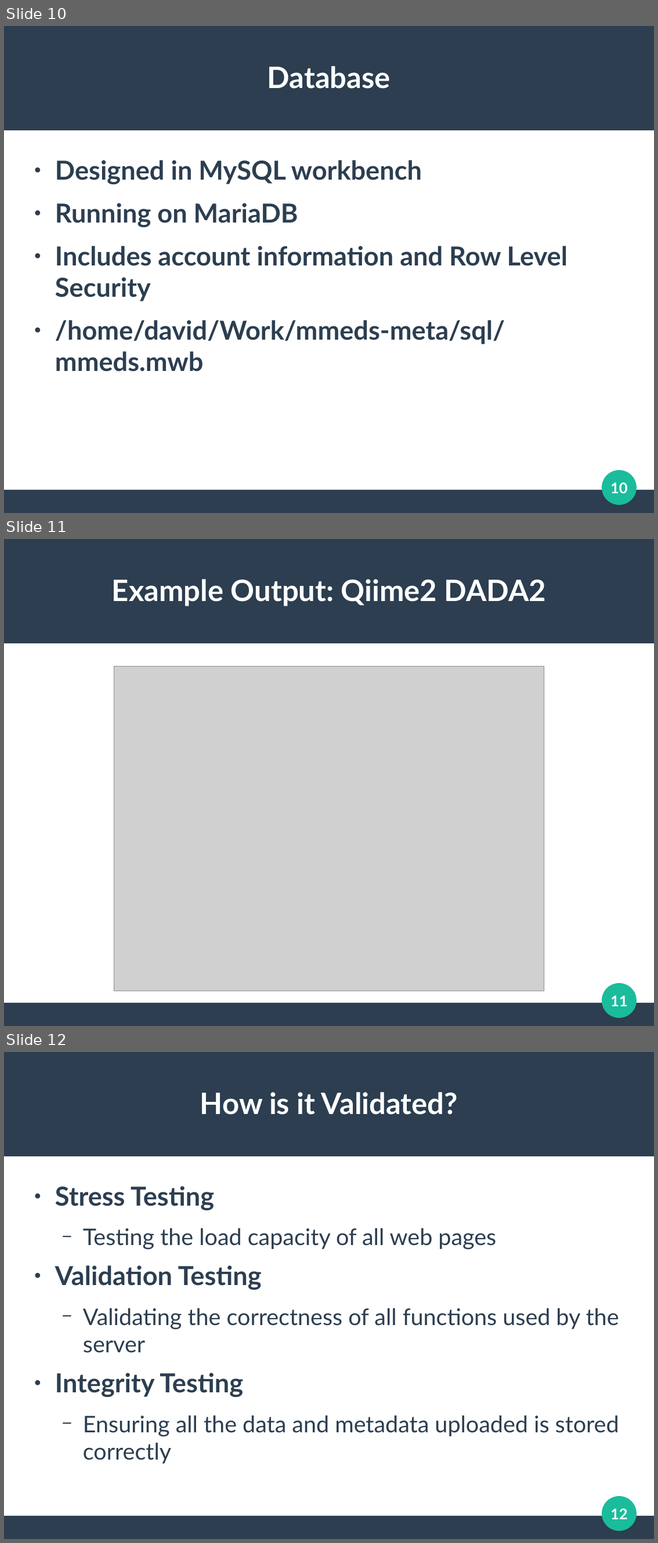
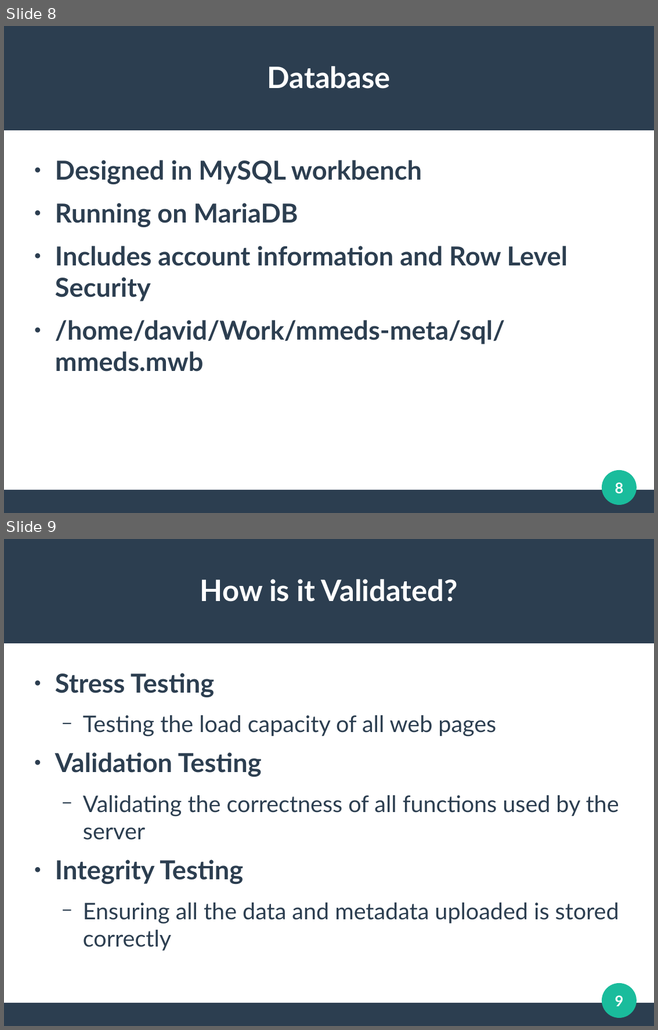
Before and after one commit to clemente-lab/mmeds-meta, a slide deck: sql/mmeds.odp. Shown one above the other, each under a label of ours: slides 10, 11 and 12 before the commit, slides 8 and 9 after it. The pictures are 658x1543 and 658x1030 pixels, drawn with LibreOffice and Linux fonts; fonts in the diff are those of the drawing; grey boxes stand for pictures. Boxes give left, top, right and bottom in pixels: in the first picture for what was removed or moved away, otherwise in the second. Text is boxed around its words. In the diff, an @@ line names an element or a change of style, - is before the commit and + after.

```diff
--- a/sql/mmeds.odp
+++ b/sql/mmeds.odp
@@ slide 11 removed at (x1=4, y1=539, x2=654, y2=1026), background #FFFFFF; not listed: 3 template elements that a slide beside it also shows @@
@@ title removed at (x1=112, y1=579, x2=546, y2=606) @@
-Example Output: Qiime2 DADA2
@@ picture removed at (x1=114, y1=667, x2=543, y2=992) @@
@@ page number removed at (x1=610, y1=995, x2=627, y2=1006) @@
-11
@@ what was slide 10 is now slide 8 @@
@@ page number at (x1=615, y1=482, x2=623, y2=493): text changed @@
-10
+8
@@ what was slide 12 is now slide 9 @@
@@ page number at (x1=615, y1=995, x2=623, y2=1006): text changed @@
-12
+9
```
Also in this commit, not shown: 2 slides changed, 1 slide added, 5 other files.
